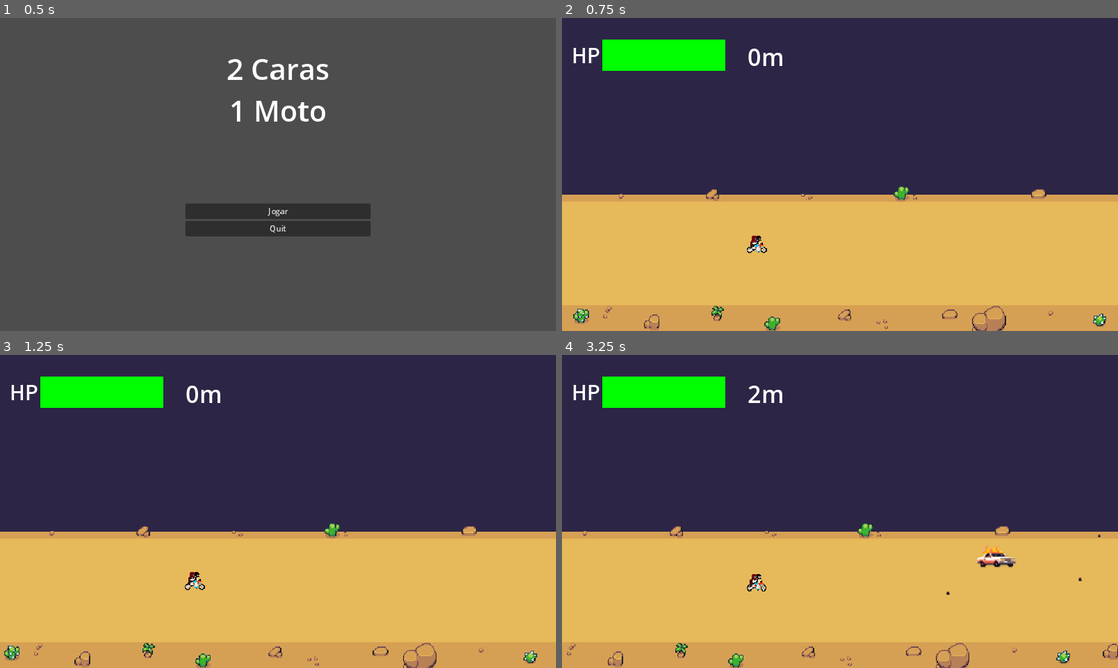
Above: before the commit, frames 1-4 (two rows, left to right).
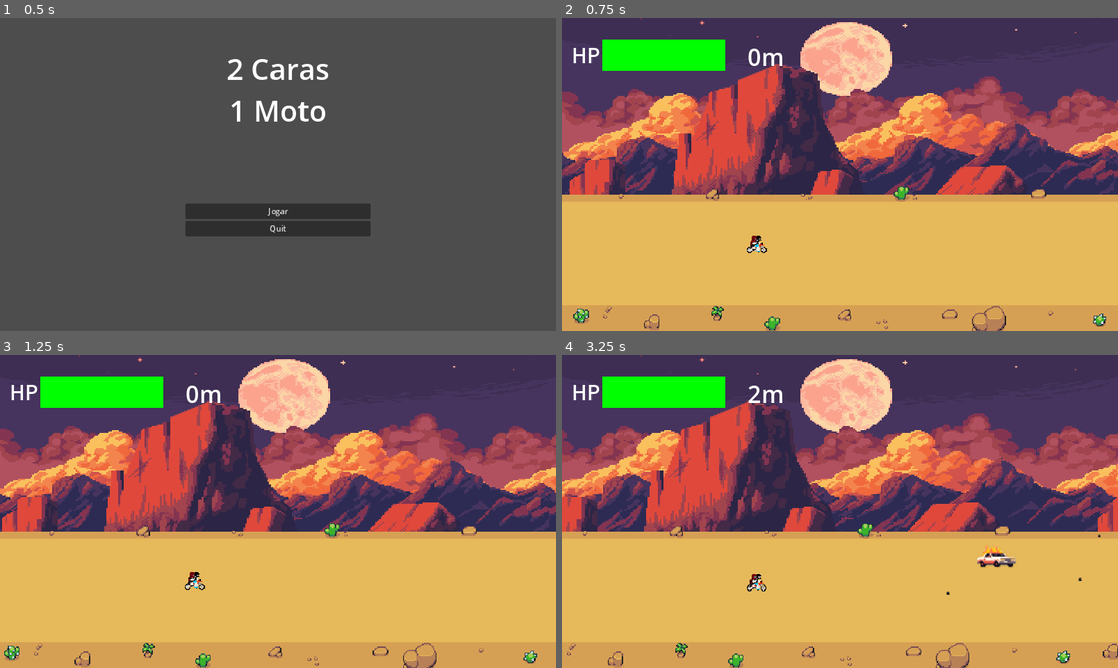
Above: after the commit, the same moments.

Repository: pedropauloo/mbj
Game: Godot game, scene res://scenes/scene_controller.tscn
Same seed, same stepped clock (60 frames per second), same inputs: the game is played once before the commit and once after it.
Inputs:
- Up to frame 1 (0.5 s): no input
- Up to frame 2 (0.75 s): click "Jogar" at 0.5 s
- Up to frame 3 (1.25 s): no input
- Up to frame 4 (3.25 s): tap Enter (ui_accept) at 1.25, 1.52, 2.27 s; hold Right (ui_right) 1.28-2.03 s; hold Down (ui_down) 2.03-2.78 s; hold Right (ui_right) from 2.78 s (still down)

Frame 1 is identical in both runs. In frame 2, 35% of the frame differs, in the area x 0-100%, y 0-57%; in frame 3, 35%; in frame 4, 36%.

Commit message:
fix: consertar erro de dependencias

Diff:
--- a/scenes/game/levels/auto_scroller/auto_scroller.tscn
+++ b/scenes/game/levels/auto_scroller/auto_scroller.tscn
@@ -2,7 +2,7 @@
 
 [ext_resource type="Shader" path="res://assets/shaders/auto_scroller.gdshader" id="1_3ddvn"]
 [ext_resource type="Texture2D" uid="uid://chtqlvorj2hgg" path="res://assets/tilesets/MountainDuskGodot/MountainDuskGodot/MountainsLayers/sky.png" id="2_rpi74"]
-[ext_resource type="Shader" path="res://auto_scroller.gdshader" id="2_s8vwb"]
+[ext_resource type="Shader" path="res://assets/shaders/auto_scroller.gdshader" id="2_s8vwb"]
 [ext_resource type="Texture2D" uid="uid://cky64yic8ajbg" path="res://assets/tilesets/MountainDuskGodot/MountainDuskGodot/MountainsLayers/far-clouds.png" id="3_irfv1"]
 [ext_resource type="Texture2D" uid="uid://vqcrxlpwvob4" path="res://assets/tilesets/MountainDuskGodot/MountainDuskGodot/MountainsLayers/near-clouds.png" id="4_8pgpc"]
 [ext_resource type="Texture2D" uid="uid://d22sbvv8jnryv" path="res://assets/tilesets/MountainDuskGodot/MountainDuskGodot/MountainsLayers/far-mountains.png" id="5_5ypxh"]
